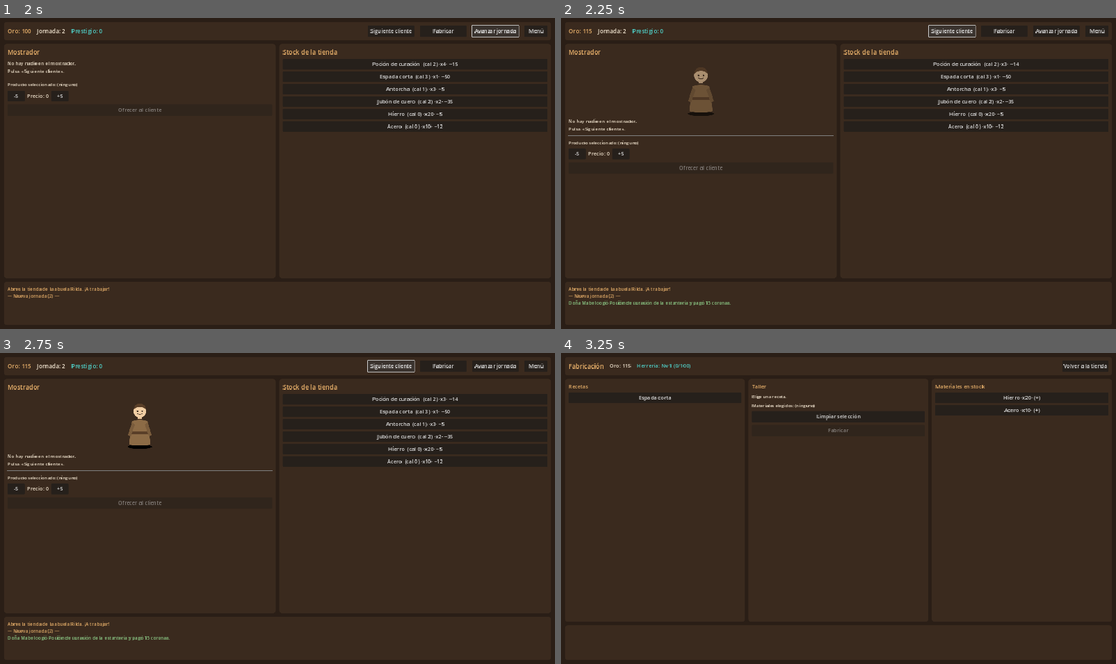
Above: before the commit, frames 1-4 (two rows, left to right).
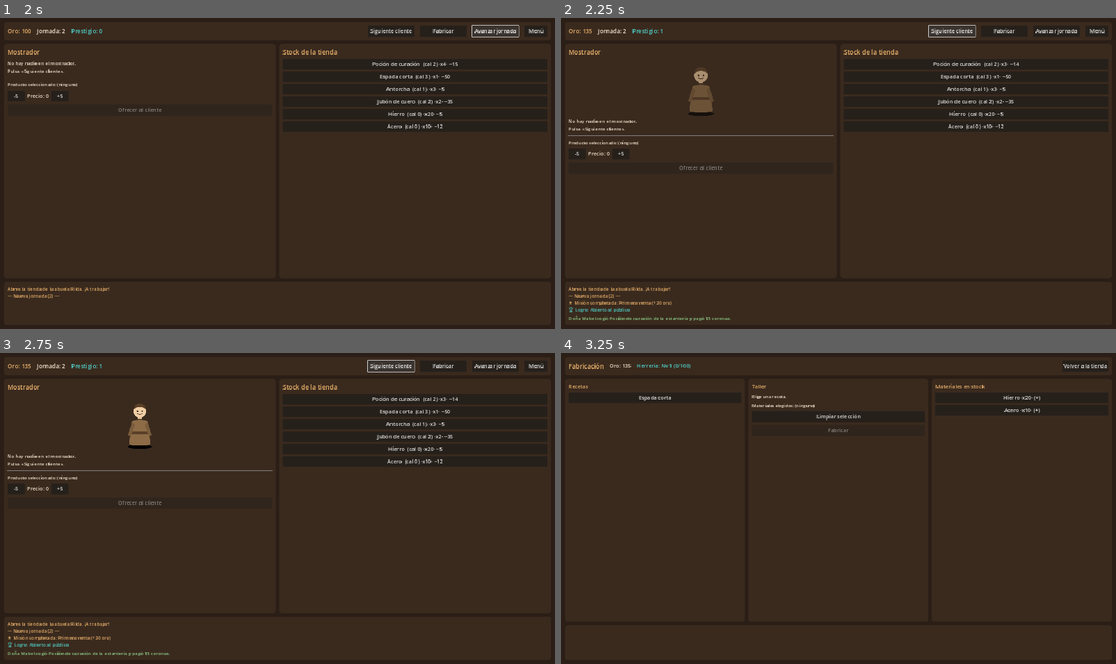
Above: after the commit, the same moments.

Repository: luckyvalentinaguirre-bot/DungeonShop
Game: Godot game, scene res://scenes/main_menu/MainMenu.tscn
Same seed, same stepped clock (60 frames per second), same inputs: the game is played once before the commit and once after it.
Inputs:
- Up to frame 1 (2 s): click "Nueva partida" at 0.5 s; click "Avanzar jornada" at 1.25 s
- Up to frame 2 (2.25 s): click "Siguiente cliente" at 2 s
- Up to frame 3 (2.75 s): no input
- Up to frame 4 (3.25 s): click "Fabricar" at 2.75 s

Frame 1 is identical in both runs. In frame 2, 0.5% of the frame differs, in the area x 1-31%, y 3-98%; in frame 3, 0.5%; in frame 4, less than 0.1%.

Commit message:
Sistemas (lote 2): eventos del reino, misiones y logros
- Eventos: EventData + EventEffect (base) + DemandBiasEffect; EventEngine aplica
  y revierte efectos sin conocer sus tipos (Abierto/Cerrado). Se disparan por
  semana según probabilidad y modifican la demanda (guerra sube armas, feria
  sube pociones). Los jefes/sucesos del mundo se modelan como eventos.
- Misiones: QuestData + QuestObjective + QuestSystem, que completa objetivos
  observando estadísticas acumuladas (desacoplado de los sistemas de juego).
- Logros: AchievementData + AchievementSystem (hermano de misiones, meta).
- Integración en GameState: contenido semilla (misiones de tutorial + metas,
  logros, catálogo de eventos), notify_sale() y registro de fabricación alimentan
  el progreso; recompensas de misión (oro/prestigio) aplicadas; disparo semanal
  de eventos. La tienda muestra en el registro misiones, logros y eventos.
- Tests: eventos, misiones y logros. Runner actualizado.

Co-Authored-By: Claude Opus 4.8 <noreply@anthropic.com>
Claude-Session: https://claude.ai/code/session_01BvQJaW7W6TmoPXUchrmyos

Diff:
--- /dev/null
+++ b/scripts/data/AchievementData.gd
@@ -0,0 +1,11 @@
+class_name AchievementData
+extends Resource
+## Un logro coleccionable (mapea a un logro de Steam por su id). Se desbloquea al
+## alcanzar 'target' en una estadística. Ver docs/systems/12_Achievements.md.
+
+@export var id: StringName = &""
+@export var display_name: String = ""
+@export_multiline var description: String = ""
+@export var stat: StringName = &""
+@export var target: int = 1
+@export var hidden: bool = false
--- /dev/null
+++ b/scripts/data/DemandBiasEffect.gd
@@ -0,0 +1,15 @@
+class_name DemandBiasEffect
+extends EventEffect
+## Sesga la demanda de una categoría mientras el evento está activo (p. ej. una guerra
+## sube la demanda de armas). Ver docs/systems/07_Events.md.
+
+@export var category: GameEnums.Category = GameEnums.Category.WEAPON
+@export var delta: float = 0.3
+
+func apply(demand: DemandModel) -> void:
+	if demand != null:
+		demand.apply_bias(category, delta)
+
+func revert(demand: DemandModel) -> void:
+	if demand != null:
+		demand.apply_bias(category, -delta)
--- /dev/null
+++ b/scripts/data/EventData.gd
@@ -0,0 +1,15 @@
+class_name EventData
+extends Resource
+## Un evento del reino (festival, guerra, escasez, feria, jefe que altera el mercado…).
+## Contenido data-driven: un evento nuevo es un .tres, sin tocar el motor. Ver
+## docs/systems/07_Events.md §2.
+
+@export var id: StringName = &""
+@export var display_name: String = ""
+@export_multiline var description: String = ""
+## Jornadas que dura el evento.
+@export var duration_days: int = 3
+## Probabilidad semanal de que se dispare (0..1).
+@export_range(0.0, 1.0) var weekly_chance: float = 0.25
+## Efectos que aplica mientras está activo (Array[EventEffect]).
+@export var effects: Array = []
--- /dev/null
+++ b/scripts/data/EventEffect.gd
@@ -0,0 +1,13 @@
+class_name EventEffect
+extends Resource
+## Efecto componible de un evento del reino: se aplica al empezar y se revierte al
+## terminar. Las subclases lo especializan (así el motor no conoce cada tipo,
+## principio Abierto/Cerrado). Ver docs/systems/07_Events.md §4.
+
+## Aplica el efecto. 'demand' es el DemandModel de la economía (puede ser null).
+func apply(_demand: DemandModel) -> void:
+	pass
+
+## Revierte el efecto al terminar el evento.
+func revert(_demand: DemandModel) -> void:
+	pass
--- /dev/null
+++ b/scripts/data/QuestData.gd
@@ -0,0 +1,11 @@
+class_name QuestData
+extends Resource
+## Una misión: objetivos + recompensas. Sirve para tutorial, encargos, metas de
+## negocio y narrativa (mismo motor). Ver docs/systems/11_Quests.md.
+
+@export var id: StringName = &""
+@export var display_name: String = ""
+@export_multiline var description: String = ""
+@export var objectives: Array = []  # QuestObjective
+@export var reward_gold: int = 0
+@export var reward_prestige: float = 0.0
--- /dev/null
+++ b/scripts/data/QuestObjective.gd
@@ -0,0 +1,9 @@
+class_name QuestObjective
+extends Resource
+## Un objetivo medible de una misión: alcanzar 'target' en una estadística acumulada
+## (p. ej. &"items_sold", &"gold_earned", &"items_crafted"). El QuestSystem lo evalúa
+## contra contadores alimentados por señales. Ver docs/systems/11_Quests.md §4.
+
+@export var stat: StringName = &""
+@export var target: int = 1
+@export var description: String = ""
--- /dev/null
+++ b/scripts/events/AchievementSystem.gd
@@ -0,0 +1,34 @@
+class_name AchievementSystem
+extends RefCounted
+## Rastrea el progreso de logros (por estadísticas acumuladas) y los desbloquea.
+## Hermano de QuestSystem pero meta (sin recompensa de juego, sin caducidad).
+## Portable a Steam detrás de una interfaz. Ver docs/systems/12_Achievements.md.
+
+var _stats: Dictionary = {}
+var _defs: Array = []       # AchievementData
+var _unlocked: Array = []   # AchievementData
+
+func register(defs: Array) -> void:
+	_defs = defs
+
+func is_unlocked(achievement: AchievementData) -> bool:
+	return _unlocked.has(achievement)
+
+func unlocked() -> Array:
+	return _unlocked
+
+## Suma a una estadística y devuelve los logros recién desbloqueados.
+func record(stat_name: StringName, amount: int) -> Array:
+	_stats[stat_name] = int(_stats.get(stat_name, 0)) + amount
+	var newly: Array = []
+	for achievement in _defs:
+		if not _unlocked.has(achievement) and int(_stats.get(achievement.stat, 0)) >= achievement.target:
+			_unlocked.append(achievement)
+			newly.append(achievement)
+	return newly
+
+func capture_state() -> Dictionary:
+	var ids: Array = []
+	for a in _unlocked:
+		ids.append(a.id)
+	return {"stats": _stats.duplicate(), "unlocked": ids}
--- /dev/null
+++ b/scripts/events/EventEngine.gd
@@ -0,0 +1,45 @@
+class_name EventEngine
+extends RefCounted
+## Activa y retira eventos del reino, aplicando/revirtiendo sus efectos sin conocer
+## sus tipos concretos (polimorfismo por composición). Ver docs/systems/07_Events.md §5.
+
+var _active: Array = []  # [{event, remaining}]
+
+func active_events() -> Array:
+	var out: Array = []
+	for entry in _active:
+		out.append(entry["event"])
+	return out
+
+func is_active(event: EventData) -> bool:
+	for entry in _active:
+		if entry["event"] == event:
+			return true
+	return false
+
+## Empieza un evento: aplica sus efectos y lo pone en curso por su duración.
+func start(event: EventData, demand: DemandModel) -> void:
+	if event == null:
+		return
+	for effect in event.effects:
+		if effect is EventEffect:
+			effect.apply(demand)
+	_active.append({"event": event, "remaining": event.duration_days})
+
+## Avanza una jornada: descuenta duración y termina (revirtiendo efectos) los que
+## expiran. Devuelve los eventos que terminaron.
+func advance_day(demand: DemandModel) -> Array:
+	var ended: Array = []
+	var still: Array = []
+	for entry in _active:
+		entry["remaining"] = int(entry["remaining"]) - 1
+		if int(entry["remaining"]) <= 0:
+			var event: EventData = entry["event"]
+			for effect in event.effects:
+				if effect is EventEffect:
+					effect.revert(demand)
+			ended.append(event)
+		else:
+			still.append(entry)
+	_active = still
+	return ended
--- /dev/null
+++ b/scripts/events/QuestSystem.gd
@@ -0,0 +1,50 @@
+class_name QuestSystem
+extends RefCounted
+## Rastrea misiones y las completa observando estadísticas acumuladas (que la partida
+## alimenta desde las señales del juego: ventas, fabricación…). Desacoplado: los
+## sistemas de juego no saben que hay misiones observándolos. Ver docs/systems/11_Quests.md §4.
+
+var _stats: Dictionary = {}
+var _active: Array = []      # QuestData en curso
+var _completed: Array = []   # QuestData completadas
+
+func add_quest(quest: QuestData) -> void:
+	if quest != null and not _active.has(quest) and not _completed.has(quest):
+		_active.append(quest)
+
+func stat(stat_name: StringName) -> int:
+	return int(_stats.get(stat_name, 0))
+
+func active() -> Array:
+	return _active
+
+func completed() -> Array:
+	return _completed
+
+## Suma a una estadística y devuelve las misiones que se completan con ello.
+func record(stat_name: StringName, amount: int) -> Array:
+	_stats[stat_name] = stat(stat_name) + amount
+	var newly: Array = []
+	var still: Array = []
+	for quest in _active:
+		if _is_complete(quest):
+			_completed.append(quest)
+			newly.append(quest)
+		else:
+			still.append(quest)
+	_active = still
+	return newly
+
+func progress(quest: QuestData) -> float:
+	if quest.objectives.is_empty():
+		return 1.0
+	var total: float = 0.0
+	for obj in quest.objectives:
+		total += clampf(float(stat(obj.stat)) / float(maxi(1, obj.target)), 0.0, 1.0)
+	return total / float(quest.objectives.size())
+
+func _is_complete(quest: QuestData) -> bool:
+	for obj in quest.objectives:
+		if stat(obj.stat) < obj.target:
+			return false
+	return true
--- a/scripts/managers/GameState.gd
+++ b/scripts/managers/GameState.gd
@@ -8,12 +8,20 @@
 signal gold_changed(amount: int)
 signal day_changed(day: int)
 signal skill_leveled(skill_id: StringName, new_level: int)
+signal quest_completed(quest: QuestData)
+signal achievement_unlocked(achievement: AchievementData)
+signal event_started(event: EventData)
 
 var economy: EconomySystem
 var item_db: ItemDatabase
 var crafting: CraftingLibrary
 var skills: PlayerSkills
 var reputation: ReputationSystem
+var quests: QuestSystem
+var achievements: AchievementSystem
+var events: EventEngine
+var event_catalog: Array = []
+var hero_manager: HeroManager
 ## Materiales que se pueden comprar en el mercado (ids del catálogo).
 var market_materials: Array = [&"mat_iron", &"mat_steel", &"mat_quicksilver"]
 var player_wallet: WalletComponent
@@ -36,6 +44,10 @@
 
 	skills = PlayerSkills.new()
 	reputation = ReputationSystem.new()
+	quests = QuestSystem.new()
+	achievements = AchievementSystem.new()
+	events = EventEngine.new()
+	hero_manager = HeroManager.new()
 
 	economy = EconomySystem.new()
 	economy.name = "EconomySystem"
@@ -57,6 +69,7 @@
 	_stock_initial()
 
 	customer_pool = _default_pool()
+	_seed_progression_content()
 	day = 1
 
 	day_changed.emit(day)
@@ -88,6 +101,7 @@
 			if m != null and m.data != null:
 				stock.remove(m.data.id, m.quantity)
 		stock.add(result.output)
+		_record_progress(&"items_crafted", 1)
 		# Aprender haciendo: cada fabricación da experiencia de herrería.
 		if skills.add_xp(PlayerSkills.SMITHING, 25):
 			skill_leveled.emit(PlayerSkills.SMITHING, skills.level_of(PlayerSkills.SMITHING))
@@ -98,6 +112,27 @@
 func record_sale_reputation(customer: Customer) -> void:
 	if customer != null and customer.data != null and reputation != null:
 		reputation.register_sale(customer.data.faction, customer.mood.value)
+
+## Notifica una venta para el progreso de misiones y logros. Lo llama la UI.
+func notify_sale(price: int) -> void:
+	_record_progress(&"items_sold", 1)
+	_record_progress(&"gold_earned", maxi(0, price))
+
+## Alimenta una estadística de progreso y aplica misiones/logros que se completen.
+func _record_progress(stat_name: StringName, amount: int) -> void:
+	var bus := get_node_or_null("/root/EventBus")
+	for q in quests.record(stat_name, amount):
+		if q.reward_gold > 0:
+			player_wallet.receive(q.reward_gold)
+		if q.reward_prestige > 0.0:
+			reputation.add_prestige(q.reward_prestige)
+		quest_completed.emit(q)
+		if bus != null:
+			bus.emit_signal("quest_completed", q)
+	for a in achievements.record(stat_name, amount):
+		achievement_unlocked.emit(a)
+		if bus != null:
+			bus.emit_signal("achievement_unlocked", a)
 
 ## Precio de compra actual de un material en el mercado.
 func material_price(item_id: StringName) -> int:
@@ -124,13 +159,30 @@
 	day += 1
 	if economy != null:
 		economy.demand.advance_day()
+		# Eventos activos que expiran hoy.
+		if events != null:
+			events.advance_day(economy.demand)
 		var config := economy.config
 		if config != null and config.days_per_week > 0 and day % config.days_per_week == 1:
 			economy.market.advance_week()
+			_maybe_trigger_events()
 	day_changed.emit(day)
 	var bus := get_node_or_null("/root/EventBus")
 	if bus != null:
 		bus.emit_signal("day_advanced", day)
+
+## Al empezar la semana, cada evento del catálogo puede dispararse según su
+## probabilidad. Ver docs/systems/07_Events.md.
+func _maybe_trigger_events() -> void:
+	for event in event_catalog:
+		if events.is_active(event):
+			continue
+		if rng.randf() < event.weekly_chance:
+			events.start(event, economy.demand)
+			event_started.emit(event)
+			var bus := get_node_or_null("/root/EventBus")
+			if bus != null:
+				bus.emit_signal("event_started", event)
 
 func _config() -> EconomyConfig:
 	var gc := get_node_or_null("/root/GameConfig")
@@ -139,6 +191,72 @@
 		if e != null:
 			return e
 	return EconomyConfig.new()
+
+## Contenido inicial de progresión (semilla en código; migrará a resources/ al crecer).
+func _seed_progression_content() -> void:
+	# Misiones de arranque (tutorial + primera meta de negocio).
+	quests.add_quest(_quest(&"q_first_sale", "Primera venta", "Vende tu primer objeto.", &"items_sold", 1, 20, 1.0))
+	quests.add_quest(_quest(&"q_first_craft", "Primer forjado", "Fabrica tu primer objeto.", &"items_crafted", 1, 20, 1.0))
+	quests.add_quest(_quest(&"q_merchant", "Comerciante en ciernes", "Gana 300 coronas vendiendo.", &"gold_earned", 300, 100, 5.0))
+	# Logros semilla.
+	achievements.register([
+		_achievement(&"ach_first_sale", "Abierto al público", &"items_sold", 1),
+		_achievement(&"ach_ten_sales", "Tendero establecido", &"items_sold", 10),
+		_achievement(&"ach_smith", "Manos de herrero", &"items_crafted", 10),
+		_achievement(&"ach_rich", "Bolsa llena", &"gold_earned", 1000),
+	])
+	# Catálogo de eventos del reino.
+	event_catalog = [
+		_war_event(),
+		_festival_event(),
+	]
+
+func _quest(id: StringName, qname: String, desc: String, stat: StringName, target: int, gold: int, prestige: float) -> QuestData:
+	var obj := QuestObjective.new()
+	obj.stat = stat
+	obj.target = target
+	var q := QuestData.new()
+	q.id = id
+	q.display_name = qname
+	q.description = desc
+	q.objectives = [obj]
+	q.reward_gold = gold
+	q.reward_prestige = prestige
+	return q
+
+func _achievement(id: StringName, aname: String, stat: StringName, target: int) -> AchievementData:
+	var a := AchievementData.new()
+	a.id = id
+	a.display_name = aname
+	a.stat = stat
+	a.target = target
+	return a
+
+func _war_event() -> EventData:
+	var effect := DemandBiasEffect.new()
+	effect.category = GameEnums.Category.WEAPON
+	effect.delta = 0.5
+	var e := EventData.new()
+	e.id = &"event_war"
+	e.display_name = "Guerra fronteriza"
+	e.description = "Los ejércitos necesitan armas: la demanda se dispara."
+	e.duration_days = 4
+	e.weekly_chance = 0.25
+	e.effects = [effect]
+	return e
+
+func _festival_event() -> EventData:
+	var effect := DemandBiasEffect.new()
+	effect.category = GameEnums.Category.POTION
+	effect.delta = 0.3
+	var e := EventData.new()
+	e.id = &"event_festival"
+	e.display_name = "Feria de la Fragua"
+	e.description = "Llega gente al pueblo: más demanda de pociones y lujo."
+	e.duration_days = 3
+	e.weekly_chance = 0.3
+	e.effects = [effect]
+	return e
 
 func _stock_initial() -> void:
 	_add_stock(&"potion_heal", 2, 4)
--- a/scripts/systems/ReputationSystem.gd
+++ b/scripts/systems/ReputationSystem.gd
@@ -19,6 +19,10 @@
 
 func prestige() -> float:
 	return _prestige
+
+## Suma prestigio directamente (p. ej. recompensa de misión).
+func add_prestige(delta: float) -> void:
+	_prestige = maxf(0.0, _prestige + delta)
 
 func affinity_of(faction: int) -> float:
 	return float(_affinity.get(faction, 0.0))
--- a/scripts/ui/ShopScreen.gd
+++ b/scripts/ui/ShopScreen.gd
@@ -31,6 +31,9 @@
 	_refresh_stock()
 	GameState.gold_changed.connect(func(_v: int) -> void: _refresh_hud())
 	GameState.day_changed.connect(func(_d: int) -> void: _refresh_hud())
+	GameState.quest_completed.connect(func(q: QuestData) -> void: _log_line("[color=#e8b06a]★ Misión completada: %s (+%d oro)[/color]" % [q.display_name, q.reward_gold]))
+	GameState.achievement_unlocked.connect(func(a: AchievementData) -> void: _log_line("[color=#4fd0c8]🏆 Logro: %s[/color]" % a.display_name))
+	GameState.event_started.connect(func(e: EventData) -> void: _log_line("[color=#d9a86a]※ Evento: %s — %s[/color]" % [e.display_name, e.description]))
 	_log_line("[color=#e8b06a]Abres la tienda de la abuela Rilda. ¡A trabajar![/color]")
 
 # ---------------------------------------------------------------- construcción UI
@@ -180,6 +183,7 @@
 	if result.bought:
 		GameState.stock.remove(result.item.data.id, 1)
 		GameState.record_sale_reputation(customer)
+		GameState.notify_sale(result.price)
 		_log_line("[color=#8fd08a]%s cogió %s de la estantería y pagó %d coronas.[/color]" % [customer.display_name(), result.item.data.display_name, result.price])
 		_character.play_happy()
 		_refresh_stock()
@@ -219,6 +223,7 @@
 	if result.sold:
 		GameState.stock.remove(_selected_slot.data.id, 1)
 		GameState.record_sale_reputation(_current)
+		GameState.notify_sale(_offer_price)
 		_log_line("[color=#8fd08a]Vendiste %s a %s por %d coronas.[/color]" % [_selected_slot.data.display_name, _current.display_name(), _offer_price])
 		_character.play_happy()
 		_refresh_hud()
--- a/tests/run_tests.gd
+++ b/tests/run_tests.gd
@@ -32,6 +32,10 @@
 	# Reputación y héroes
 	preload("res://tests/unit/test_reputation_system.gd"),
 	preload("res://tests/unit/test_expedition_resolver.gd"),
+	# Eventos, misiones y logros
+	preload("res://tests/unit/test_event_engine.gd"),
+	preload("res://tests/unit/test_quest_system.gd"),
+	preload("res://tests/unit/test_achievement_system.gd"),
 ]
 
 func _initialize() -> void:
--- /dev/null
+++ b/tests/unit/test_achievement_system.gd
@@ -0,0 +1,24 @@
+extends Test
+## Tests de AchievementSystem. Ver docs/systems/12_Achievements.md.
+
+func _ach(id: StringName, stat: StringName, target: int) -> AchievementData:
+	var a := AchievementData.new()
+	a.id = id
+	a.stat = stat
+	a.target = target
+	return a
+
+func test_unlocks_when_target_reached() -> void:
+	var sys := AchievementSystem.new()
+	var a := _ach(&"rich", &"gold_earned", 100)
+	sys.register([a])
+	assert_true(sys.record(&"gold_earned", 50).is_empty(), "50 < 100")
+	var newly := sys.record(&"gold_earned", 60)
+	assert_eq(newly.size(), 1)
+	assert_true(sys.is_unlocked(a))
+
+func test_does_not_unlock_twice() -> void:
+	var sys := AchievementSystem.new()
+	sys.register([_ach(&"seller", &"items_sold", 1)])
+	assert_eq(sys.record(&"items_sold", 1).size(), 1)
+	assert_true(sys.record(&"items_sold", 5).is_empty(), "no se vuelve a desbloquear")
--- /dev/null
+++ b/tests/unit/test_event_engine.gd
@@ -0,0 +1,35 @@
+extends Test
+## Tests de EventEngine (eventos del reino). Ver docs/systems/07_Events.md.
+
+func _demand() -> DemandModel:
+	return DemandModel.new(EconomyConfig.new())
+
+func _war_event(duration: int) -> EventData:
+	var effect := DemandBiasEffect.new()
+	effect.category = GameEnums.Category.WEAPON
+	effect.delta = 0.5
+	var event := EventData.new()
+	event.id = &"war"
+	event.duration_days = duration
+	event.effects = [effect]
+	return event
+
+func test_start_applies_effect() -> void:
+	var engine := EventEngine.new()
+	var demand := _demand()
+	var before := demand.get_multiplier(GameEnums.Category.WEAPON)
+	engine.start(_war_event(2), demand)
+	assert_true(demand.get_multiplier(GameEnums.Category.WEAPON) > before, "el evento sube la demanda de armas")
+	assert_eq(engine.active_events().size(), 1)
+
+func test_event_ends_and_reverts() -> void:
+	var engine := EventEngine.new()
+	var demand := _demand()
+	var neutral := demand.get_multiplier(GameEnums.Category.WEAPON)
+	engine.start(_war_event(2), demand)
+	engine.advance_day(demand)  # remaining 1
+	assert_eq(engine.active_events().size(), 1, "sigue activo tras 1 día")
+	var ended := engine.advance_day(demand)  # remaining 0 -> termina
+	assert_eq(ended.size(), 1)
+	assert_eq(engine.active_events().size(), 0)
+	assert_almost_eq(demand.get_multiplier(GameEnums.Category.WEAPON), neutral, 0.0001, "al terminar, la demanda vuelve")
--- /dev/null
+++ b/tests/unit/test_quest_system.gd
@@ -0,0 +1,33 @@
+extends Test
+## Tests de QuestSystem. Ver docs/systems/11_Quests.md.
+
+func _quest(stat: StringName, target: int) -> QuestData:
+	var obj := QuestObjective.new()
+	obj.stat = stat
+	obj.target = target
+	var q := QuestData.new()
+	q.id = &"q"
+	q.objectives = [obj]
+	q.reward_gold = 50
+	return q
+
+func test_quest_completes_when_target_reached() -> void:
+	var qs := QuestSystem.new()
+	qs.add_quest(_quest(&"items_sold", 3))
+	assert_true(qs.record(&"items_sold", 2).is_empty(), "aún no se completa")
+	var done := qs.record(&"items_sold", 1)
+	assert_eq(done.size(), 1, "se completa al llegar al objetivo")
+	assert_eq(qs.active().size(), 0)
+	assert_eq(qs.completed().size(), 1)
+
+func test_progress_is_fractional() -> void:
+	var qs := QuestSystem.new()
+	var q := _quest(&"items_sold", 4)
+	qs.add_quest(q)
+	qs.record(&"items_sold", 2)
+	assert_almost_eq(qs.progress(q), 0.5, 0.001)
+
+func test_unrelated_stat_does_not_complete() -> void:
+	var qs := QuestSystem.new()
+	qs.add_quest(_quest(&"items_sold", 1))
+	assert_true(qs.record(&"gold_earned", 100).is_empty())
